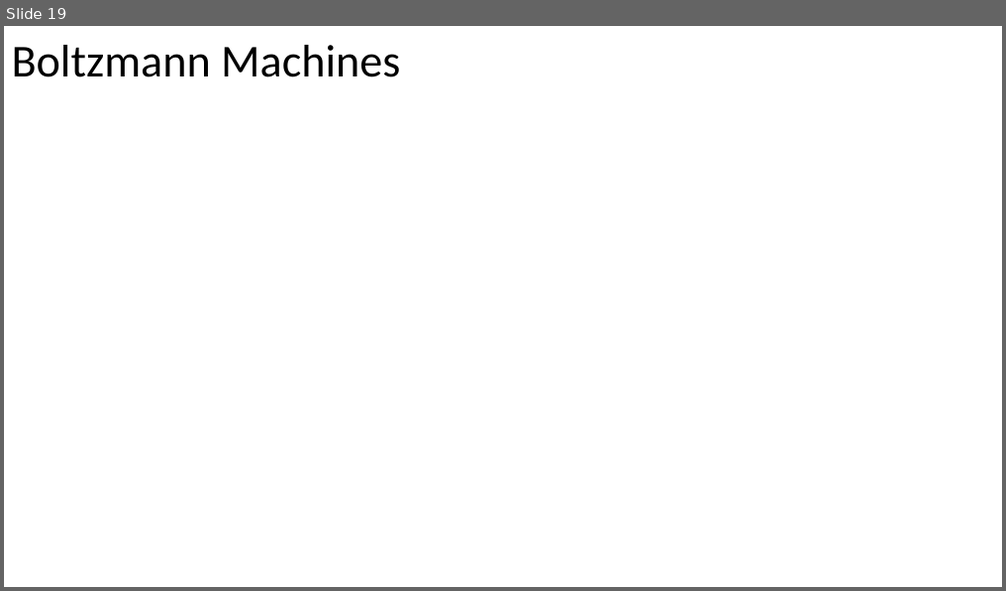
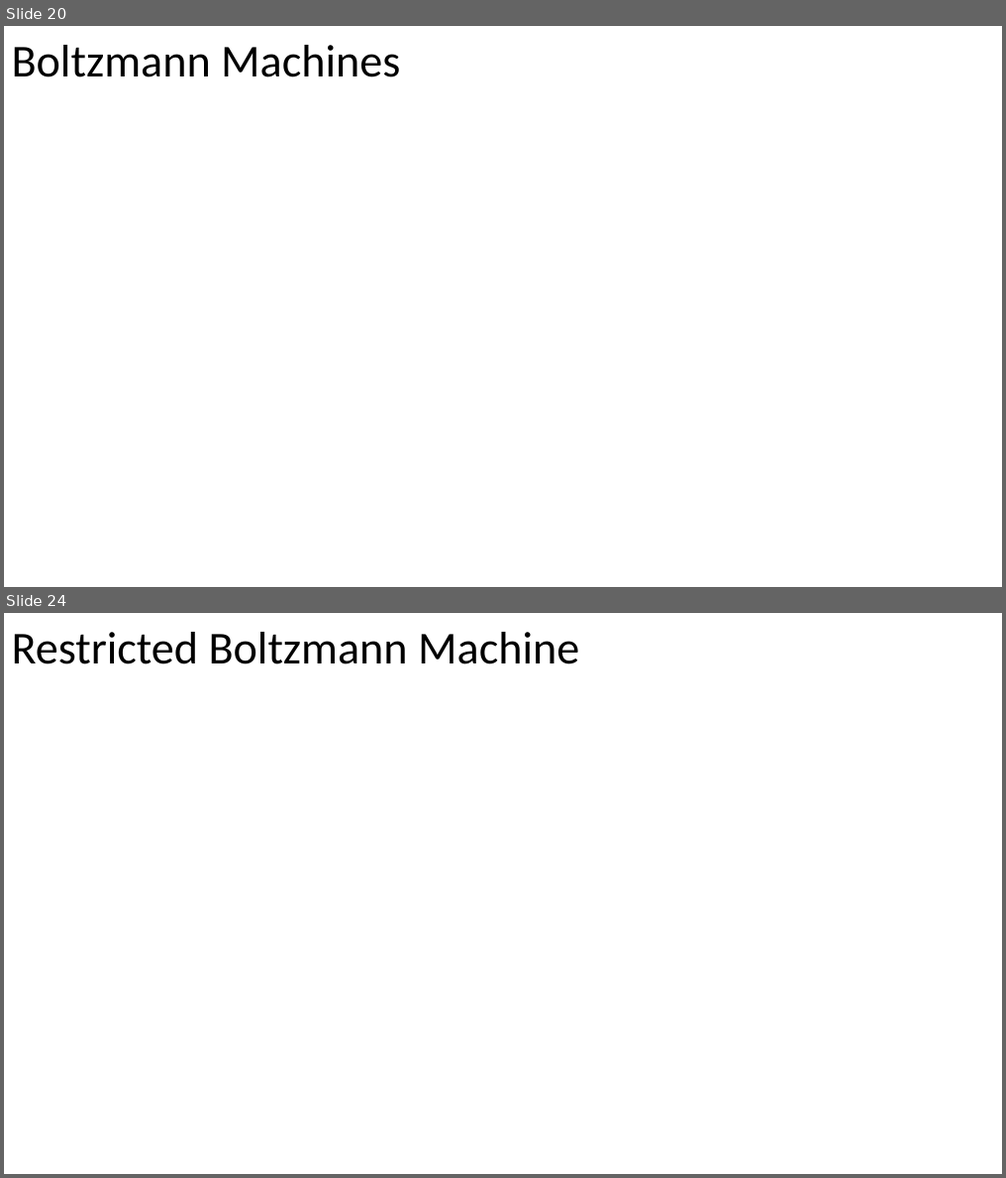
Before and after one commit to russellu/cs405, a slide deck: Lecture_32.pptx. Shown one above the other, each under a label of ours: slide 19 before the commit, slides 20 and 24 after it; the slides between them are not shown. The pictures are 1006x591 and 1006x1178 pixels, drawn with LibreOffice and Linux fonts; fonts in the diff are those of the drawing; background and template pictures are left out. Boxes give left, top, right and bottom in pixels: in the first picture for what was removed or moved away, otherwise in the second. Text is boxed around its words. In the diff, an @@ line names an element or a change of style, - is before the commit and + after.

```diff
--- a/Lecture_32.pptx
+++ b/Lecture_32.pptx
@@ slide 24 added at (4, 613, 1002, 1174), background picture (left out) @@
@@ title added at (12, 632, 579, 664), 44 pt, text #000000 @@
+Restricted Boltzmann Machine
@@ what was slide 19 is now slide 20 @@
```
Also in this commit, not shown: 3 slides changed, 8 other slides added, 10 slides removed, 1 other file.
